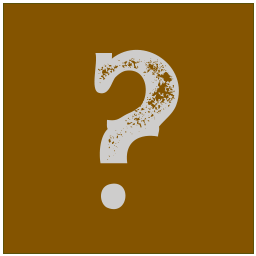
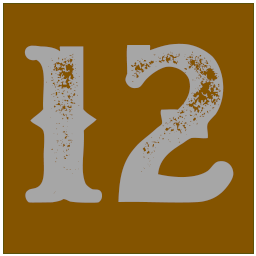
Comparing the layer stacks of the two 256x256 images. Changes:
hid "?" over [94, 49, 179, 210]
added layer "12" above "Fondo 3" over [24, 43, 234, 203]
